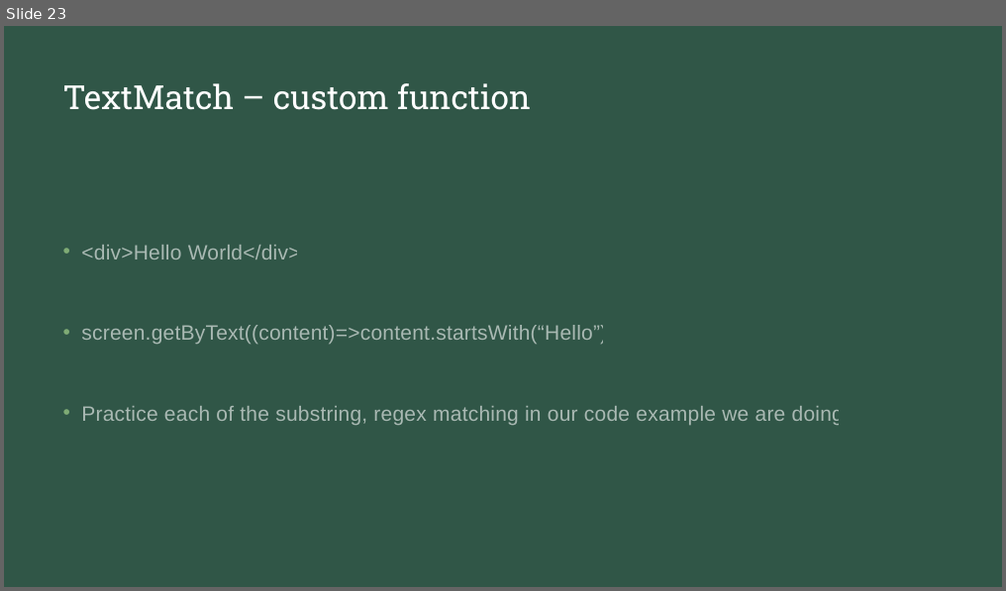
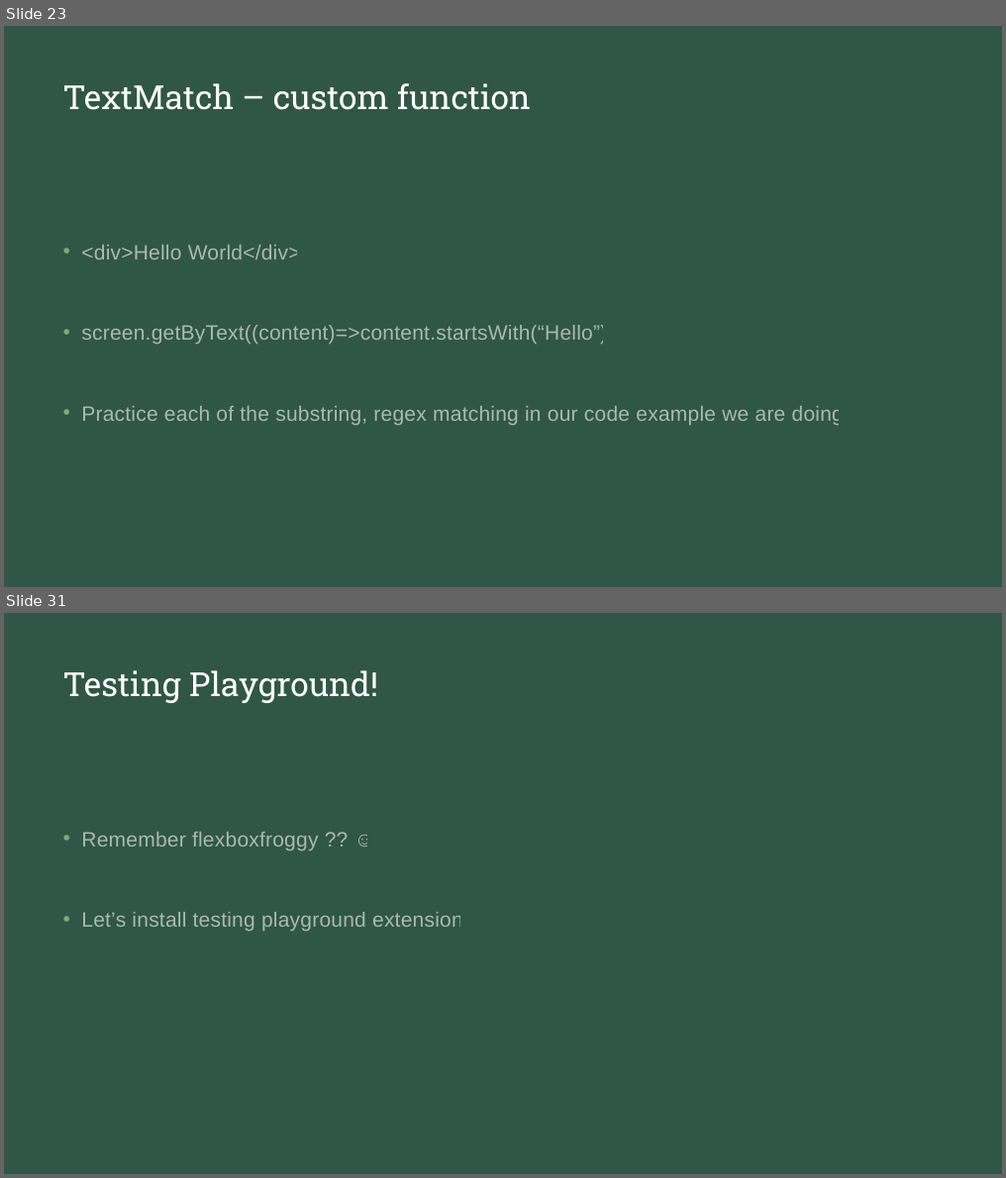
Before and after one commit to natiquekeyin/spring2023, a slide deck: JavaScript/Week12/Week12.pptx. Shown one above the other, each under a label of ours: slide 23 before the commit, slides 23 and 31 after it; the slides between them are not shown. The pictures are 1006x591 and 1006x1178 pixels, drawn with LibreOffice and Linux fonts; fonts in the diff are those of the drawing. Boxes give left, top, right and bottom in pixels: in the first picture for what was removed or moved away, otherwise in the second. Text is boxed around its words. In the diff, an @@ line names an element or a change of style, - is before the commit and + after.

```diff
--- a/JavaScript/Week12/Week12.pptx
+++ b/JavaScript/Week12/Week12.pptx
@@ slide 31 added at box(4, 613, 1002, 1174), background #213B31; not listed: 1 template element that a slide beside it also shows @@
@@ title added at box(63, 670, 378, 703), 32 pt, text #FFFFFF @@
+Testing Playground!
@@ text added at box(81, 832, 469, 932), 20 pt, text #FFFFFF at 58% opacity @@
+• Remember flexboxfroggy ?? ☺
+• Let’s install testing playground extension!
```
Also in this commit, not shown: 2 slides changed, 12 other slides added, 7 other files.
